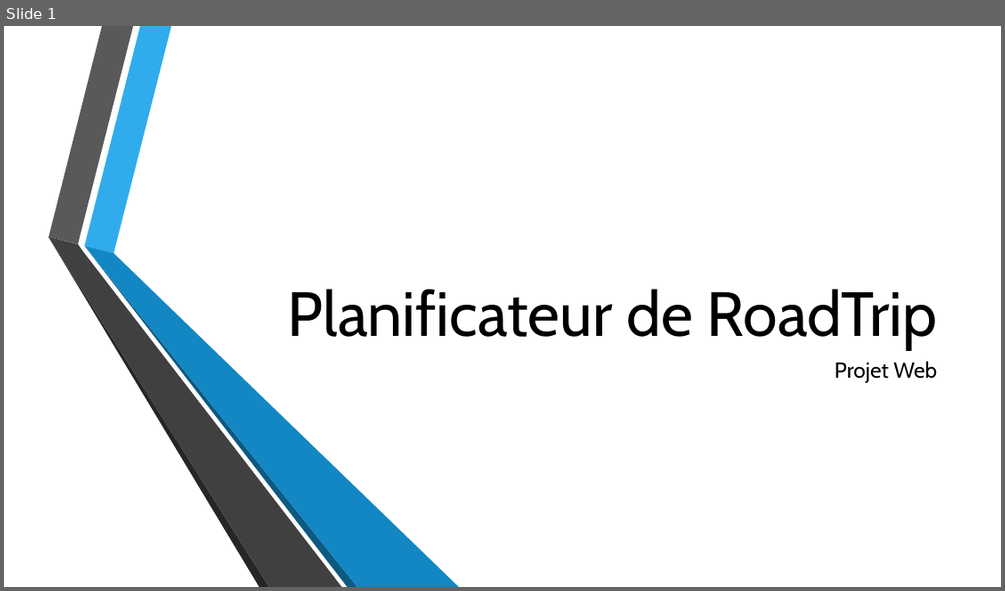
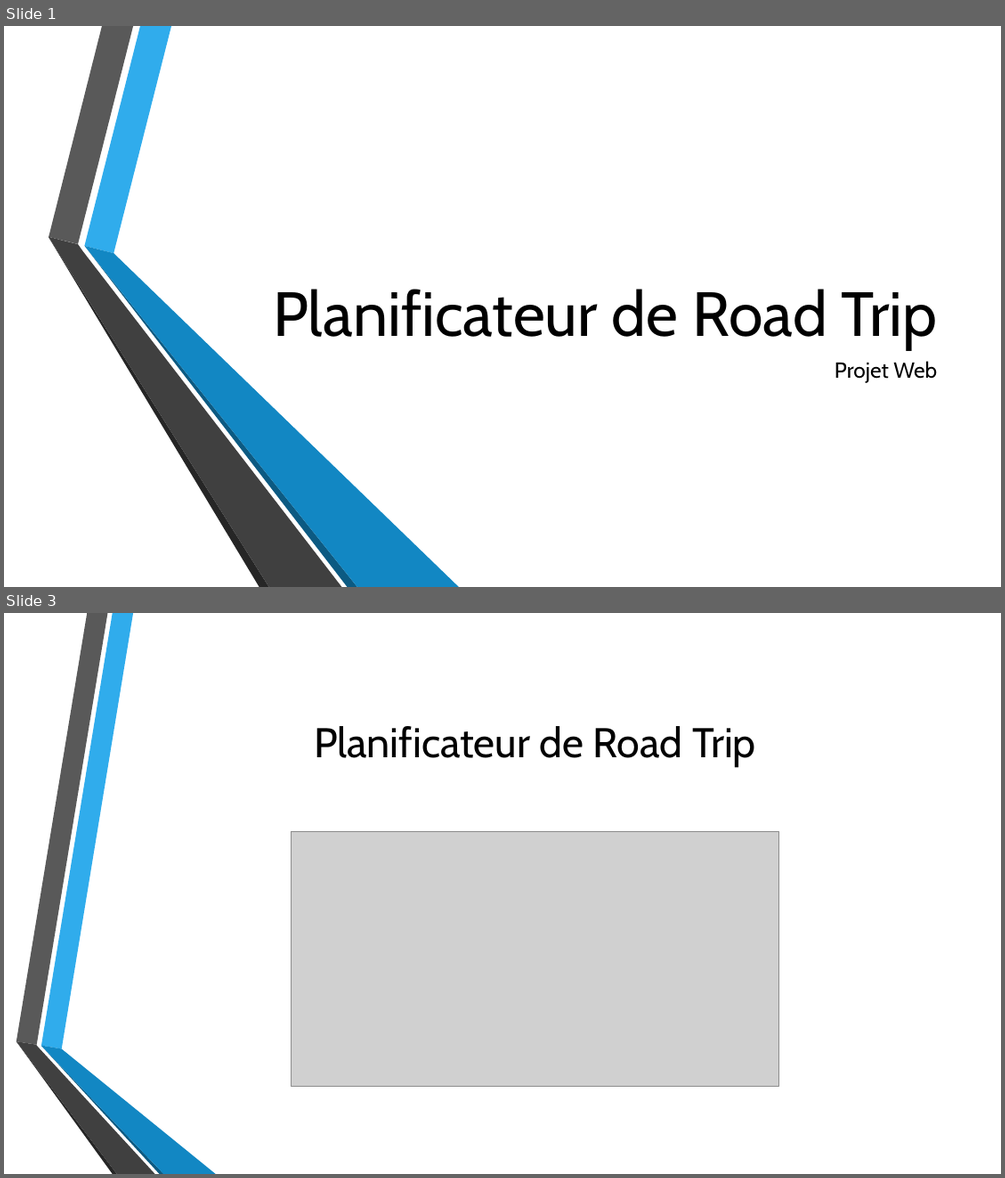
Before and after one commit to HugFournier/8INF345-ProjetWebUQAC, a slide deck: Documentation/Présentation.pptx. Shown one above the other, each under a label of ours: slide 1 before the commit, slides 1 and 3 after it; the slides between them are not shown. The pictures are 1005x591 and 1005x1178 pixels, drawn with LibreOffice and Linux fonts; fonts in the diff are those of the drawing; grey boxes stand for pictures; background and template pictures are left out. Boxes give left, top, right and bottom in pixels: in the first picture for what was removed or moved away, otherwise in the second. Text is boxed around its words. In the diff, an @@ line names an element or a change of style, - is before the commit and + after.

```diff
--- a/Documentation/Présentation.pptx
+++ b/Documentation/Présentation.pptx
@@ slide 3 added at [4,613,1001,1174], background picture (left out) @@
@@ title added at [314,726,756,767], 40 pt, text #000000 @@
+Planificateur de Road Trip
@@ picture added at [291,831,778,1087] @@
@@ group added at [16,613,216,1174]: 6 freeform shapes @@
@@ slide 1 changed as well @@
@@ title at [273,289,937,350]: spaces changed @@
-Planificateur de RoadTrip
+Planificateur de Road Trip
```
Also in this commit, not shown: 2 other slides added, 3 slides removed, 1 other file.
